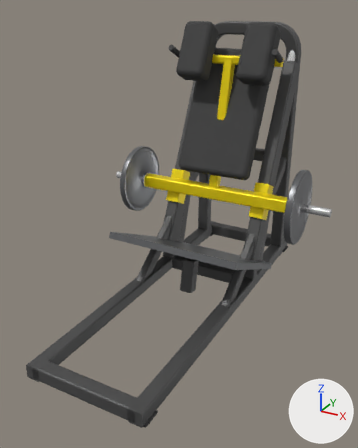
The glTF model catalogs/ludus-core/models/LD-WH034/model.glb as it was, and as the next commit left it.
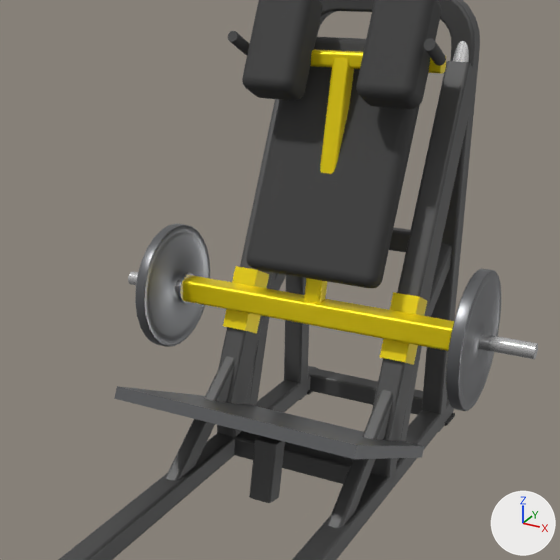
Each version appears first whole from a camera (50 mm lens) standing at (1.26, -2.38, 1.69) and looking at (0.02, -0.11, 0.56), and next in a close-up on the part from 14% to 96% of the width and 6% to 72% of the height. Every picture has the same lights, and +X, +Y and +Z are marked at lower right. The older version's two pictures come first. Where no turn or scale is listed for an object, it has been applied to the vertices.

Objects in the first close-up: 'Mesh_0', 'Mesh_0.001', 'Mesh_10', 'Mesh_10.001', 'Mesh_14', 'Mesh_15', 'Mesh_4.003', 'backrest_pad', 'carriage_beam', 'carriage_slider', 'carriage_slider.001', 'foot_plate', 'rail_beam.001', 'rear_arch_tube', 'shoulder_pad', 'shoulder_pad.001' and 18 more.
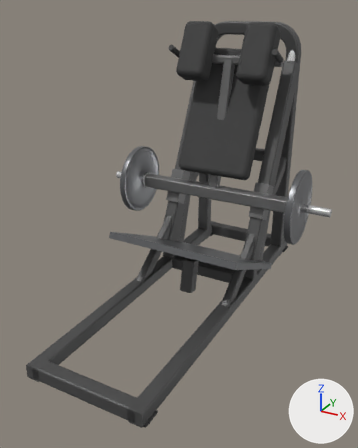
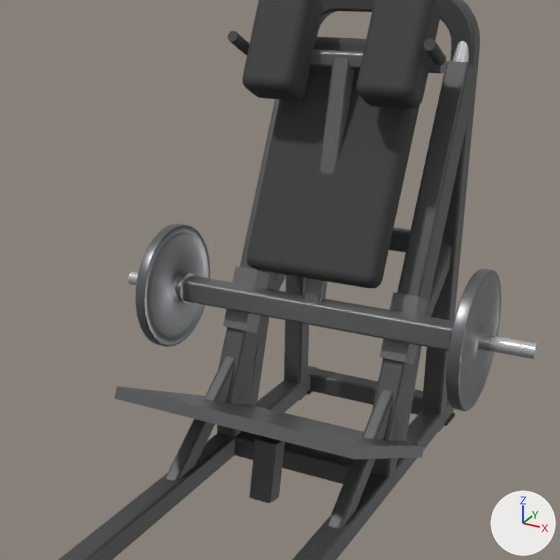
Changed parts and their boxes [x1, y1, x2, y2] in the close-ups (560 x 560 px):
```json
{"object": "carriage_beam", "change": "recoloured", "before": [182, 276, 454, 351], "after": [182, 276, 454, 351], "on screen": "yellow to grey"}
{"object": "Mesh_14", "change": "recoloured", "before": [304, 58, 354, 303], "after": [304, 58, 354, 303], "on screen": "yellow to grey"}
{"object": "carriage_slider.001", "change": "recoloured", "before": [380, 292, 427, 365], "after": [380, 292, 427, 365], "on screen": "yellow to grey"}
{"object": "carriage_slider", "change": "recoloured", "before": [223, 266, 269, 334], "after": [223, 266, 269, 334], "on screen": "yellow to grey"}
{"object": "Mesh_15", "change": "recoloured", "before": [310, 50, 446, 74], "after": [310, 50, 446, 74], "on screen": "yellow to grey"}
```

The change, as JSON lines over the scene's bpy script:
```json
{"op": "set", "path": "mat_accent.base_color", "old": "(0.949, 0.741, 0.0)", "new": "(0.165, 0.165, 0.165)", "note": "yellow #f9df00 -> grey #717171"}
```
